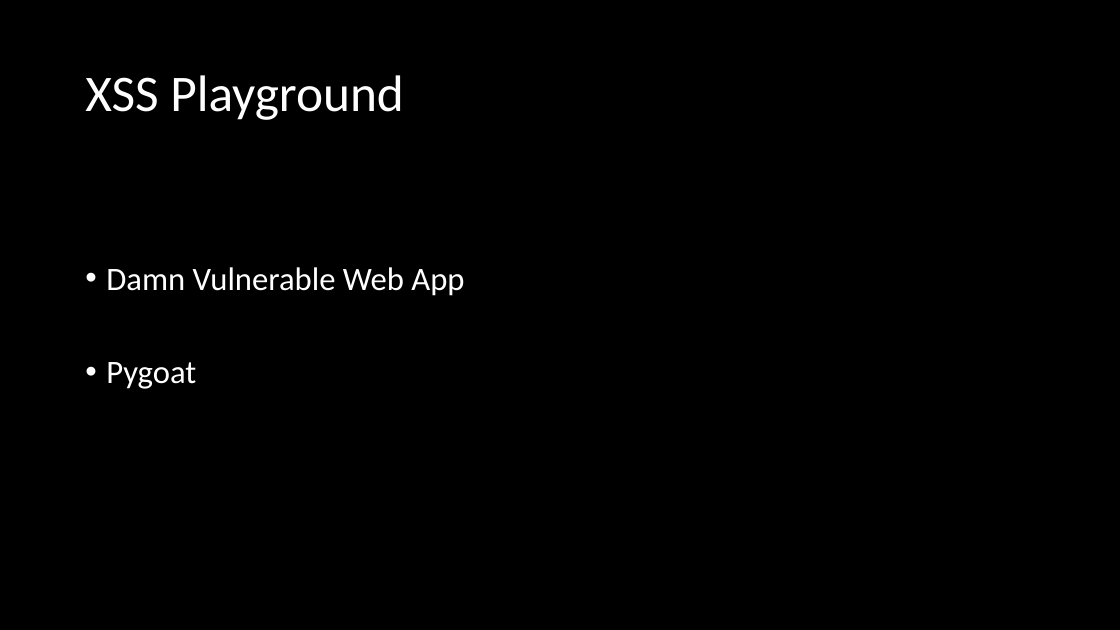
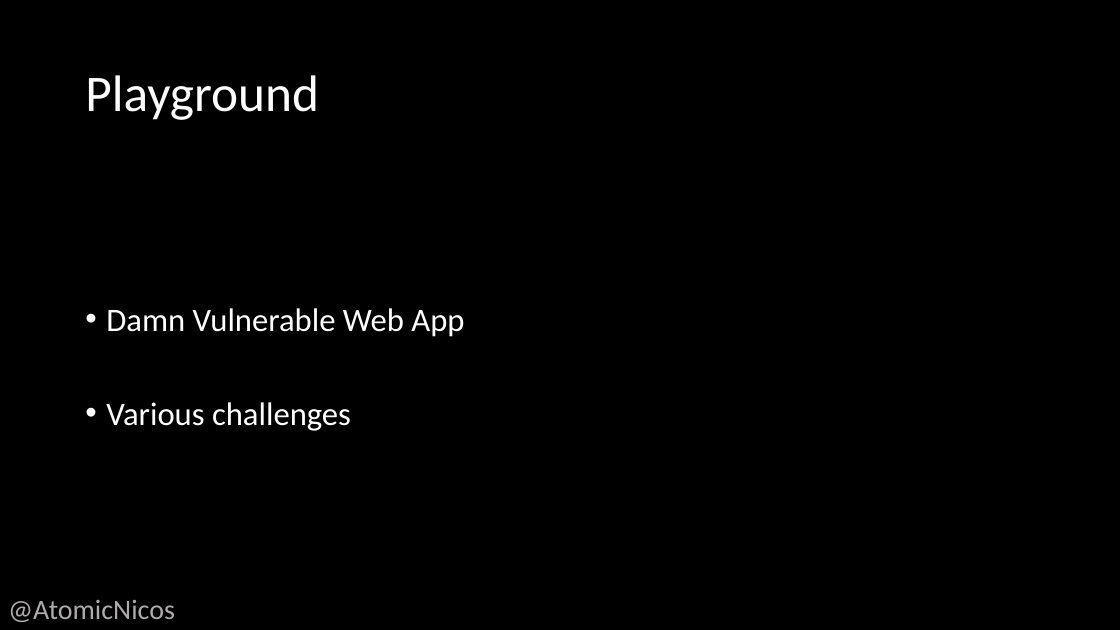
Before and after one commit to AtomicMaya/talks, a slide deck: slide 18 of nicolas-boeckh@bsides-ncl-workshop.pptx (slide 16 before the commit). Drawn at 1120x630 pixels with LibreOffice and Linux fonts; fonts in the diff are those of the drawing. Boxes give left, top, right and bottom in pixels: in the first picture for what was removed or moved away, otherwise in the second. Text is boxed around its words. In the diff, an @@ line names an element or a change of style, - is before the commit and + after.

```diff
--- a/nicolas-boeckh@bsides-ncl-workshop.pptx
+++ b/nicolas-boeckh@bsides-ncl-workshop.pptx
@@ title at (85,75,319,120): text changed @@
-XSS Playground
+Playground
@@ text at (106,402,351,431): text changed @@
-• Pygoat
+• Various challenges
@@ text added at (8,600,175,622), 24 pt, text #AFABAB @@
+@AtomicNicos
```
Also in this commit, not shown: 13 other slides changed, 4 slides added, 8 other files.
